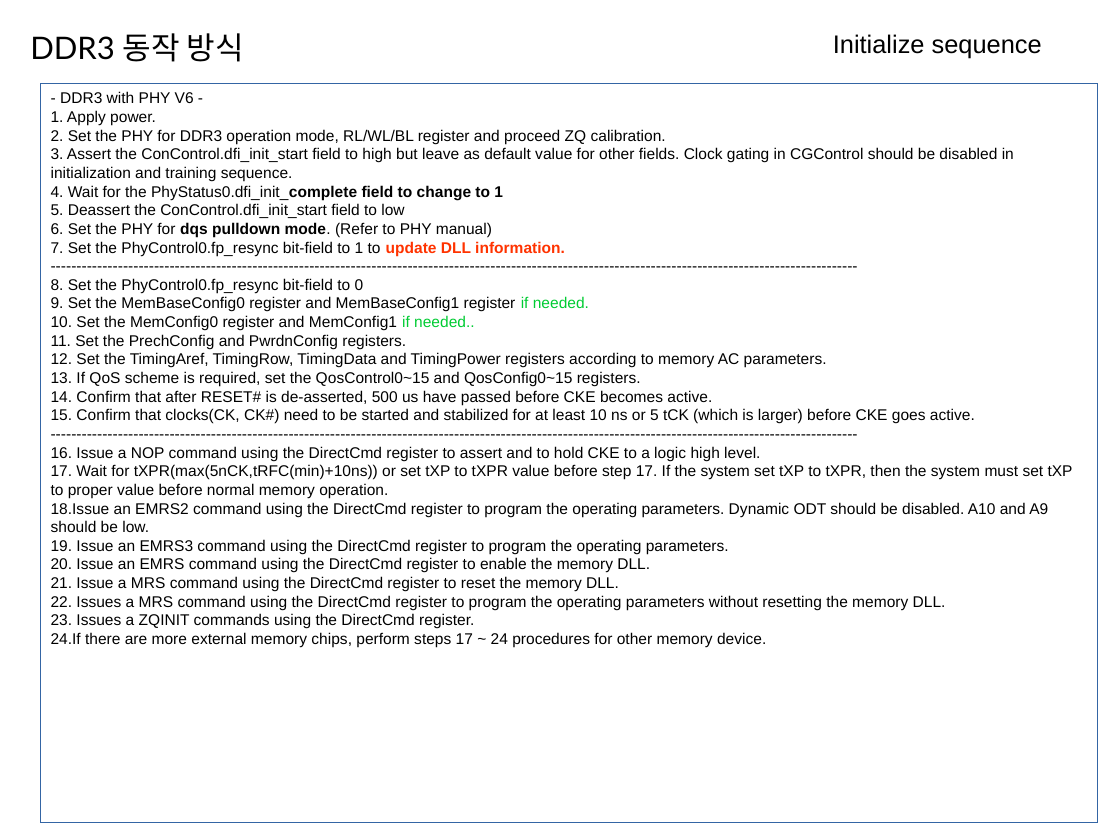
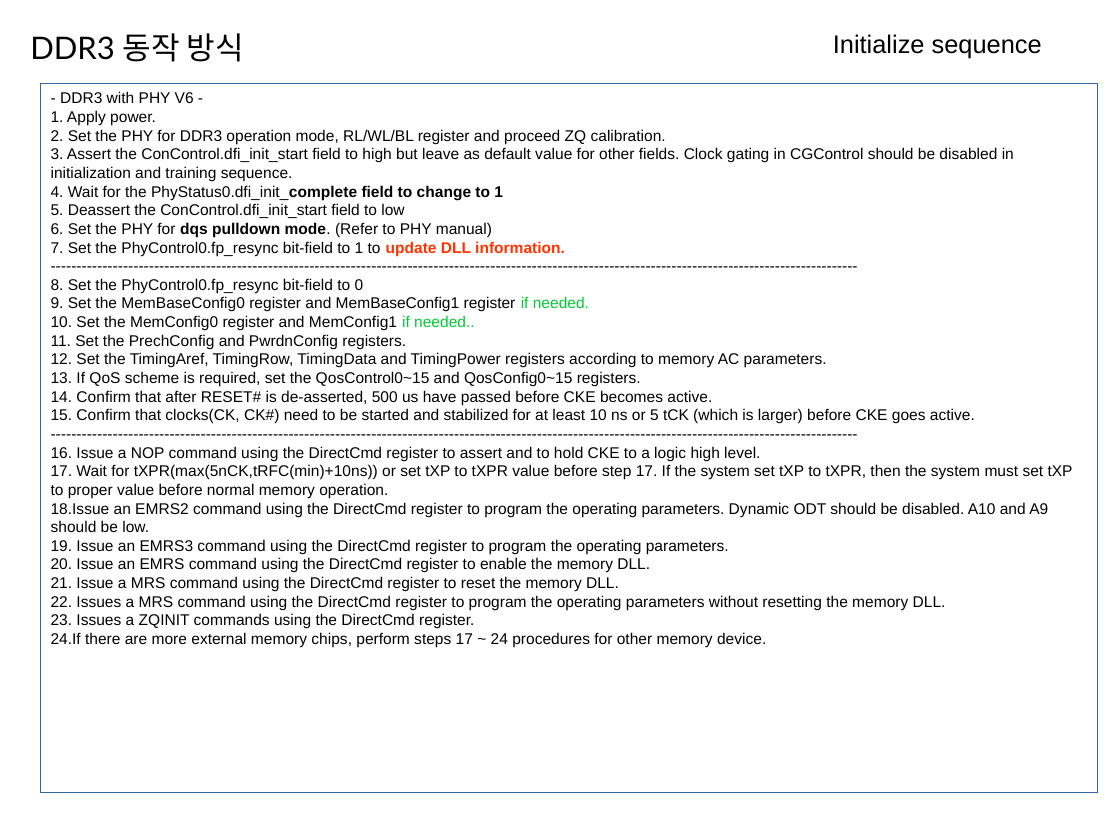
Before and after one commit to kchhero/kchhero.github.io, a slide deck: slide 10 of _posts_data/DDR3_세미나.odp (slide 8 before the commit). Drawn at 1120x840 pixels with LibreOffice and Linux fonts; fonts in the diff are those of the drawing. Boxes give left, top, right and bottom in pixels: in the first picture for what was removed or moved away, otherwise in the second. Text is boxed around its words. In the diff, an @@ line names an element or a change of style, - is before the commit and + after.

```diff
--- a/_posts_data/DDR3_세미나.odp
+++ b/_posts_data/DDR3_세미나.odp
@@ rectangle "- DDR3 with PHY V6 ..." resized from (x1=41, y1=83, x2=1098, y2=823) to (x1=41, y1=83, x2=1098, y2=793) @@
```
Also in this commit, not shown: 27 slides added, 10 slides removed.
